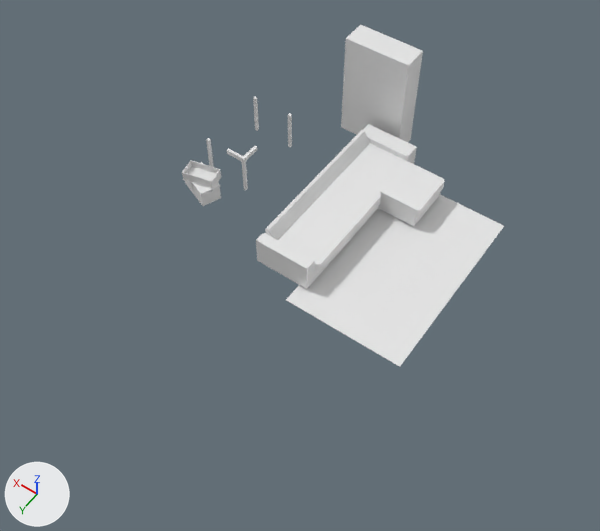
Renders of the Blender file RightFspy.blend from each side of a commit.
One viewpoint serves both versions: a 50 mm camera at (-8.05, 10.6, 18.56) aimed at (0.05, -0.74, 0.73). The axes (+X, +Y, +Z) are drawn at lower left. The lights are the same throughout.

Before the edit, the objects in view are built like this:
```python
ob_cabinet = bpy.data.objects.new('Cabinet', me_cube_001)
ob_cabinet.location = (1.47, -6.43, 1.0)
ob_carpet = bpy.data.objects.new('Carpet', me_plane_001)
ob_carpet.location = (0.0, 0.0, 0.01)
ob_crateup = bpy.data.objects.new('CrateUp', me_cube_010)
ob_crateup.location = (4.41, -1.83, 0.86)
ob_crateup.rotation_euler = (0.0, 0.0, 0.214)  # degrees (0, 0, 12)
ob_crateup.scale = (0.882, 0.882, 0.882)
ob_cube_002 = bpy.data.objects.new('Cube.002', me_cube_004)
ob_cube_002.location = (4.76, -2.65, 0.0)
ob_cube_002.scale = (0.0447, 0.0447, 0.0447)
ob_cube_003 = bpy.data.objects.new('Cube.003', me_cube_007)
ob_cube_003.location = (4.76, -4.94, 0.0)
ob_cube_003.scale = (0.0447, 0.0447, 0.0447)
ob_cube_004 = bpy.data.objects.new('Cube.004', me_cube_008)
ob_cube_004.location = (3.44, -4.94, 0.0)
ob_cube_004.scale = (0.0447, 0.0447, 0.0447)
ob_cube_006 = bpy.data.objects.new('Cube.006', me_cube_003)
ob_cube_006.location = (3.44, -2.65, 0.0)
ob_cube_006.rotation_euler = (0.0, 0.0, -1.571)  # degrees (0, 0, -90)
ob_cube_006.scale = (0.0447, 0.0447, 0.0447)
ob_floor = bpy.data.objects.new('Floor', me_plane_002)
ob_floor.location = (0.0, 0.0, 0.0)
ob_sofa = bpy.data.objects.new('Sofa', me_cube_002)
ob_sofa.location = (0.7, -1.58, 1.1)
```
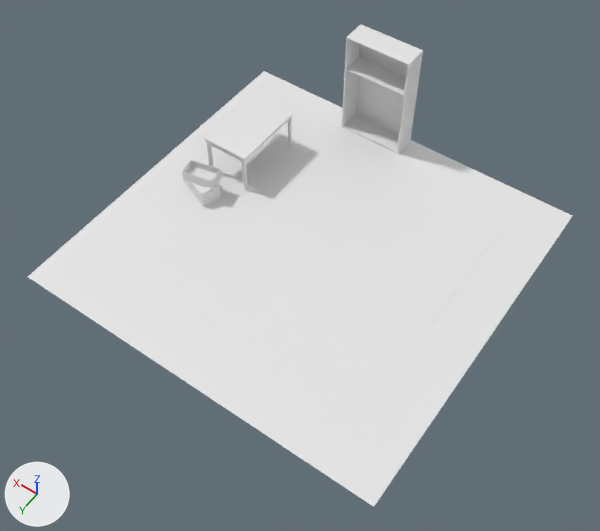
Commit message: Added Table started Cabinet

The change, as a diff of the scene's bpy script:
```diff
--- a/RightFspy.blend.py
+++ b/RightFspy.blend.py
@@ me_cube_001 @@
 # used by ob_cabinet; location = (1.47, -6.43, 1.0)
-me_cube_001.from_pydata(...)  # 8 vertices, 6 faces; spans x -1.0..1.14, y -1.0..-0.19, z -1.0..2.48
+me_cube_001.from_pydata(...)  # 24 vertices, 20 faces; spans x -1.0..1.14, y -1.0..-0.22, z -1.0..2.49
+# me_cube_001 part 2
+# 1 face is deleted
+# 6 vertices move from x -1.0..1.14, y -1.0..-0.19, z -1.0..2.48 to x -1.0..1.14, y -1.0..-0.22, z -1.0..2.49
+# 16 vertices are added at x -0.96..1.09, y -0.96..-0.22, z -0.96..2.45
+# 15 new faces join them
@@ me_cube_010 @@
 # used by ob_crateup; location = (4.41, -1.83, 0.86); rotation_euler = (0.0, 0.0, 0.214), in degrees (0, 0, 12); scale = (0.882, 0.882, 0.882)
-me_cube_010.from_pydata(...)  # 40 vertices, 31 faces; spans x -0.571..0.571, y -0.321..0.0, z -0.33..0.041
+me_cube_010.from_pydata(...)  # 40 vertices, 42 faces; spans x -0.571..0.571, y -0.321..0.321, z -0.33..0.069
+# me_cube_010 part 1
+# 20 vertices are removed from x -0.571..0.571, y 0.0, z -0.33..0.041
+# 20 faces are deleted
+# 4 vertices in x -0.558..0.558, y -0.311..-0.291, z 0.041 move by (0.0, 0.0, 0.028)
+# 12 vertices are added at x -0.571..0.571, y 0.291..0.321, z -0.33..0.069
+# 8 new vertices lie (0.0, 0.14, 0.0) away from vertices in x -0.558..0.558, y -0.07, z -0.039..0.004
+# 31 new faces join them
@@ me_cube_011 @@
+me_cube_011.from_pydata(...)  # 200 vertices, 194 faces; spans x -27.2..27.2, y -16.8..16.8, z 0.0..30.8
@@ ob_floor @@
 ob_floor.location = (0.0, 0.0, 0.0)
-ob_floor.hide_set(True)
@@ ob_sofa @@
 ob_sofa.location = (0.7, -1.58, 1.1)
+ob_sofa.hide_set(True)
@@ ob_cube_002 @@
-ob_cube_002 = bpy.data.objects.new('Cube.002', me_cube_004)
-ob_cube_002.location = (4.76, -2.65, 0.0)
-ob_cube_002.scale = (0.0447, 0.0447, 0.0447)
@@ ob_cube_003 @@
-ob_cube_003 = bpy.data.objects.new('Cube.003', me_cube_007)
-ob_cube_003.location = (4.76, -4.94, 0.0)
-ob_cube_003.scale = (0.0447, 0.0447, 0.0447)
@@ ob_cube_004 @@
-ob_cube_004 = bpy.data.objects.new('Cube.004', me_cube_008)
-ob_cube_004.location = (3.44, -4.94, 0.0)
-ob_cube_004.scale = (0.0447, 0.0447, 0.0447)
@@ ob_cube_006 @@
-ob_cube_006 = bpy.data.objects.new('Cube.006', me_cube_003)
-ob_cube_006.location = (3.44, -2.65, 0.0)
-ob_cube_006.rotation_euler = (0.0, 0.0, -1.571)  # degrees (0, 0, -90)
-ob_cube_006.scale = (0.0447, 0.0447, 0.0447)
@@ ob_table @@
+ob_table = bpy.data.objects.new('Table', me_cube_011)
+ob_table.location = (4.1, -3.8, 0.0)
+ob_table.rotation_euler = (0.0, 0.0, -1.571)  # degrees (0, 0, -90)
+ob_table.scale = (0.0447, 0.0447, 0.0447)
```

Boxes [x1, y1, x2, y2] around the edits, measured in the pictures (600 x 531 px):
'Floor', shown
    after: [28, 71, 572, 507]
'Sofa', hidden
    before: [256, 124, 445, 289]
'Cabinet', reshaped
    before: [341, 25, 423, 142]
    after: [342, 24, 423, 153]
'Table', added
    after: [204, 94, 293, 190]
'Cube.006', deleted
    before: [227, 146, 257, 190]
'Cube.003', deleted
    before: [253, 97, 259, 131]
'Cube.004', deleted
    before: [288, 113, 292, 147]
'Cube.002', deleted
    before: [206, 138, 214, 167]
part 1 of me_cube_010, built on
    before: [182, 160, 222, 189]
    after: [182, 160, 222, 190]
